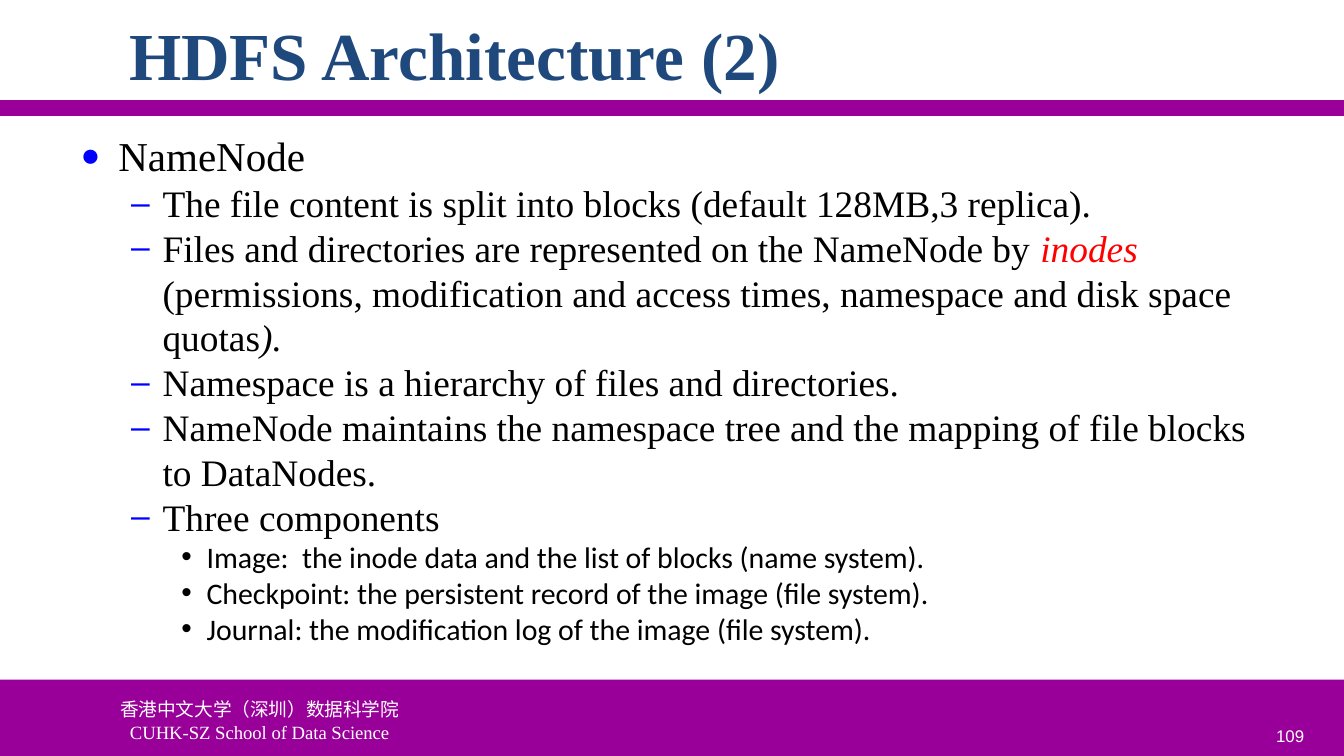
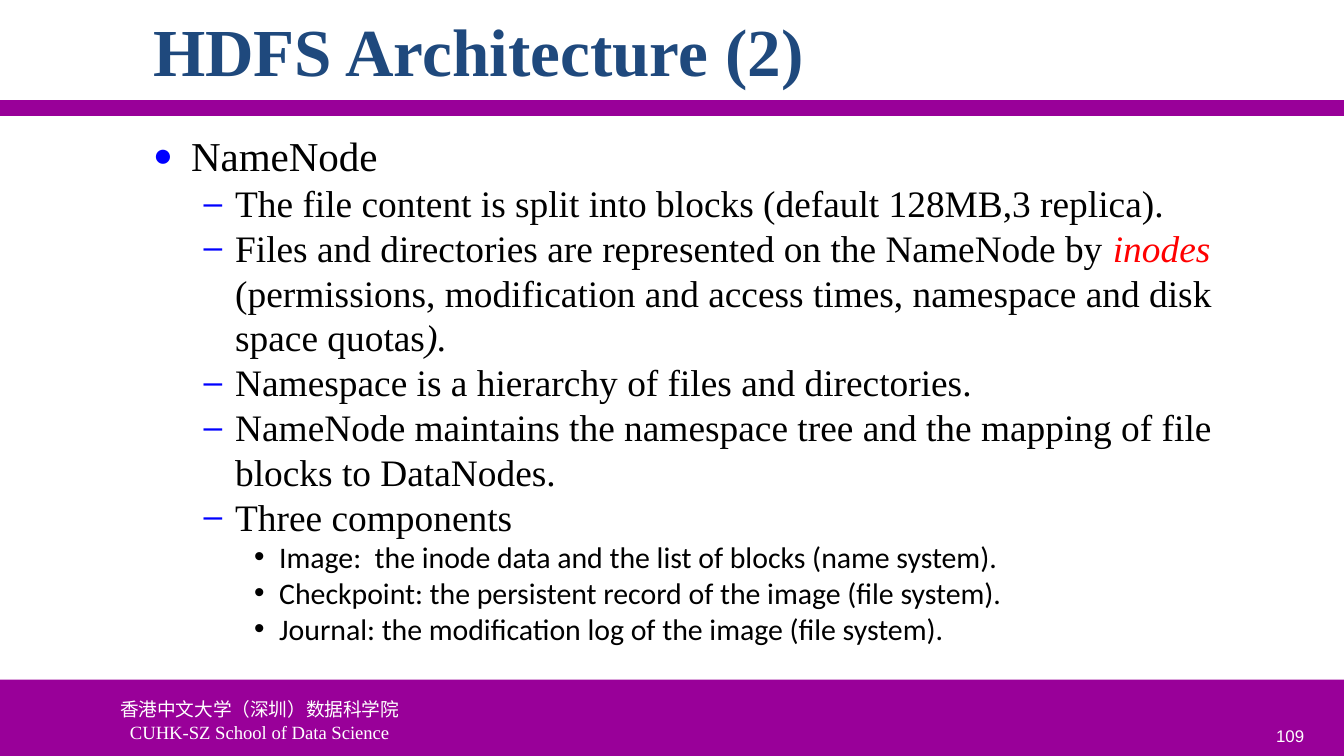
Before and after one commit to ychung1103/ychung1103.github.io, a slide deck: slide 109 of Slides/CSC6103/VT-05 Storage Virtualization.pptx. Drawn at 1344x756 pixels with LibreOffice and Linux fonts; fonts in the diff are those of the drawing; background and template pictures are left out. Boxes give left, top, right and bottom in pixels: in the first picture for what was removed or moved away, otherwise in the second. Text is boxed around its words. In the diff, an @@ line names an element or a change of style, - is before the commit and + after.

```diff
--- a/Slides/CSC6103/VT-05 Storage Virtualization.pptx
+++ b/Slides/CSC6103/VT-05 Storage Virtualization.pptx
@@ title "HDFS Architecture (2)" moved from (x1=129, y1=33, x2=779, y2=93) to (x1=153, y1=29, x2=803, y2=89) @@
@@ text "NameNode" rewrapped from (x1=118, y1=142, x2=1246, y2=645) to (x1=191, y1=142, x2=1212, y2=645) @@
```
Also in this commit, not shown: 97 other slides changed, 2 other files.
